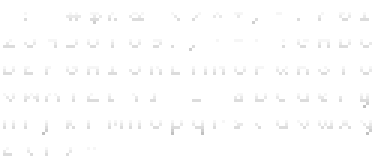
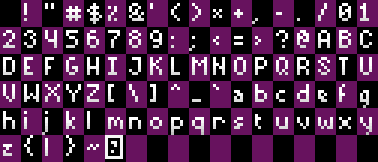
Layered file, before and after one edit (378 × 162). Changes by layer:
painted on "font_new.png" over [105, 33, 261, 159]
showed "Layer" over [0, 0, 378, 162]
